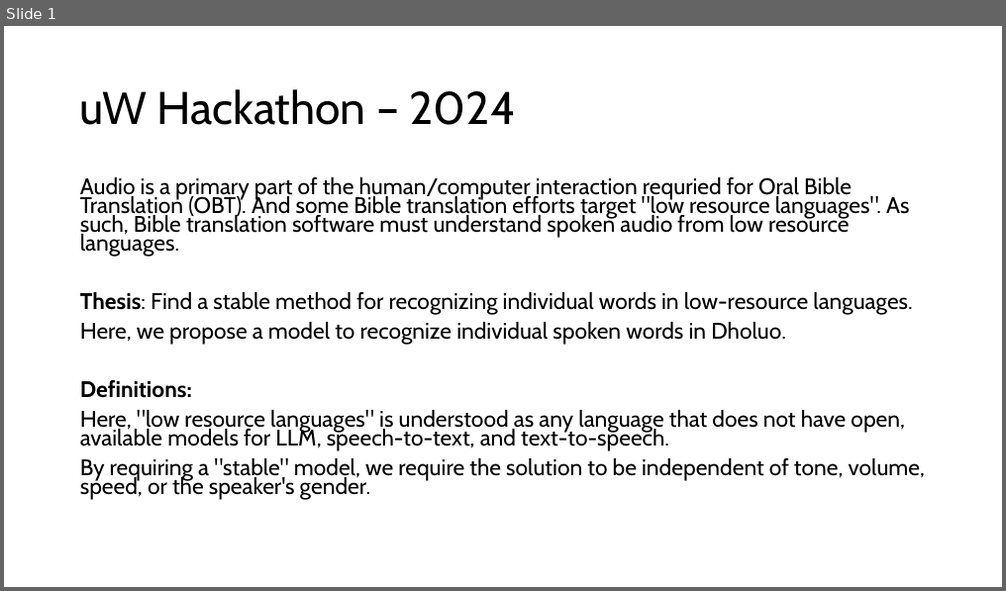
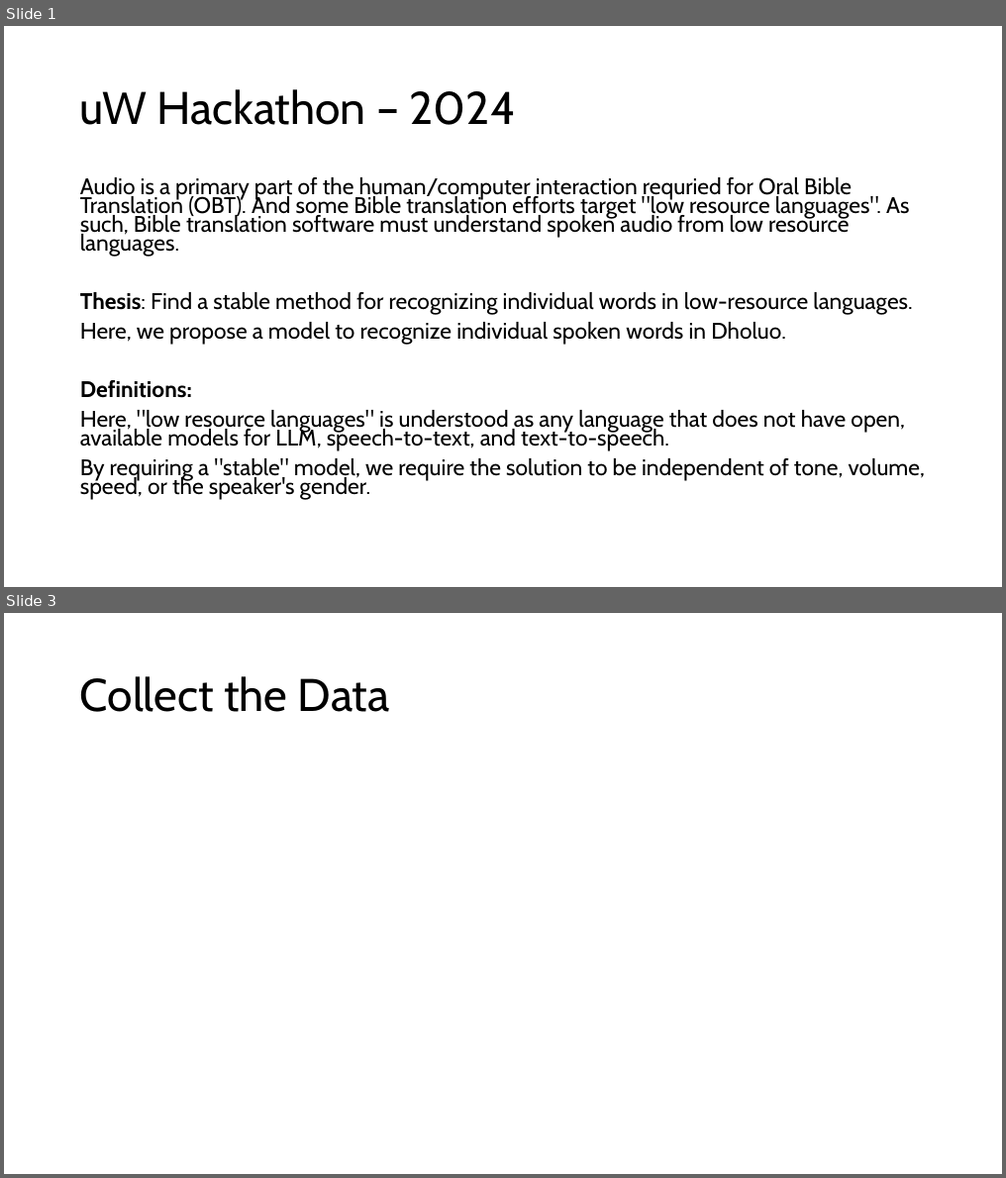
Before and after one commit to PENNET-dev/hackathon-uW-2024, a slide deck: Hackathon Presentation.pptx. Shown one above the other, each under a label of ours: slide 1 before the commit, slides 1 and 3 after it; the slides between them are not shown. The pictures are 1006x591 and 1006x1178 pixels, drawn with LibreOffice and Linux fonts; fonts in the diff are those of the drawing. Boxes give left, top, right and bottom in pixels: in the first picture for what was removed or moved away, otherwise in the second. Text is boxed around its words. In the diff, an @@ line names an element or a change of style, - is before the commit and + after.

```diff
--- a/Hackathon Presentation.pptx
+++ b/Hackathon Presentation.pptx
@@ slide 3 added at bbox=[4, 613, 1002, 1174], background #FFFFFF @@
@@ title added at bbox=[80, 676, 390, 712], 44 pt, text #000000 @@
+Collect the Data
```
Also in this commit, not shown: 2 slides changed, 5 other slides added, 2 slides removed.
